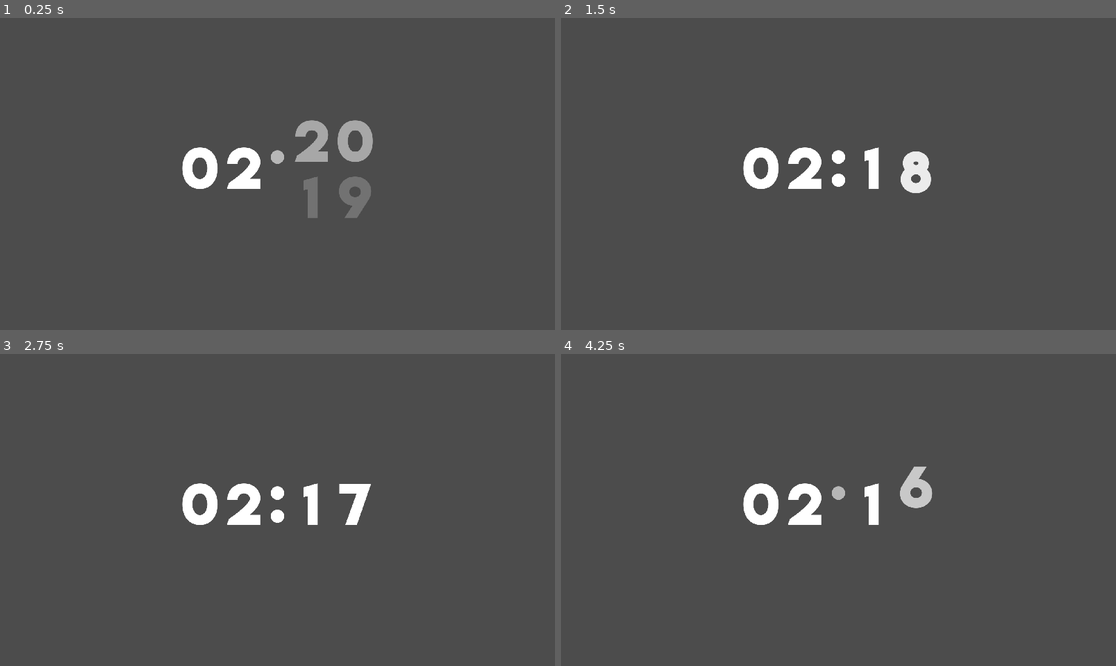
Above: before the commit, frames 1-4 (two rows, left to right).
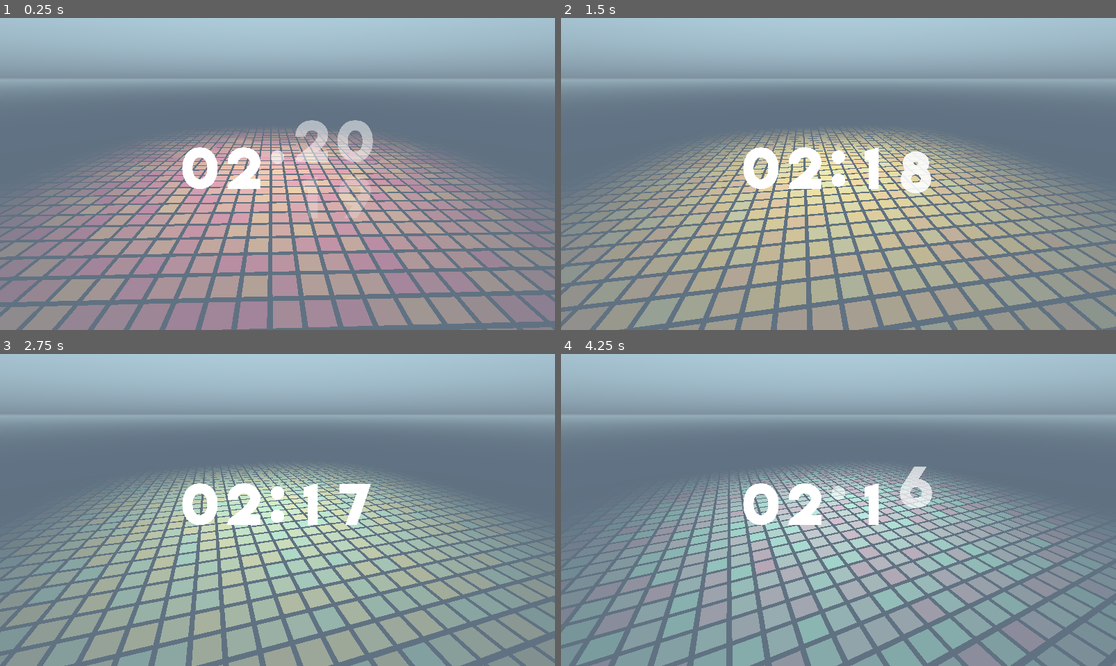
Above: after the commit, the same moments.

Repository: Tralexium/FA2021Countdown
Game: Godot game, scene res://Scenes/Main.tscn
Two runs of this game, one before a commit and one after it. Both use one fixed random seed, a clock stepped at 60 frames per second and the inputs below.
Inputs:
- Up to frame 1 (0.25 s): no input
- Up to frame 2 (1.5 s): no input
- Up to frame 3 (2.75 s): no input
- Up to frame 4 (4.25 s): no input

The runs differ from the first frame. In frame 1, 99% of the frame differs, in the area x 0-100%, y 0-100%; in frame 2, 98%; in frame 3, 98%; in frame 4, 99%.

Commit message:
Initial verion of the Main scene.

Diff:
--- a/Resources/DiscoTileMaterial.tres
+++ b/Resources/DiscoTileMaterial.tres
@@ -29,6 +29,6 @@
 
 [resource]
 shader = SubResource( 3 )
-shader_param/max_jump_dist = 20.0
-shader_param/jump_color_intensity = 9.0
+shader_param/max_jump_dist = 30.0
+shader_param/jump_color_intensity = 15.0
 shader_param/noise_map = ExtResource( 1 )
--- a/Scenes/3D/DiscoFloor.gd
+++ b/Scenes/3D/DiscoFloor.gd
@@ -1,20 +1,17 @@
 extends MultiMeshInstance
 
 export(int) var disco_floor_size = 40
+export(float, 0, 1) var intensity = 0
 export(float) var tile_margin = 6.0
 # From DiscoTile Scene
 export(Gradient) var color_gradient = preload("res://Resources/disco_tiles_default_gradient.tres")
-export(float) var cycle_duration = 3.0
-export(float) var max_cycle_offset = 0.5
-export(float) var jump_dist = 2.0
-export(float) var jump_dur = 2.0
+export(float) var max_cycle_offset = 0.2
 
-onready var nCycleDuration : Timer = $CycleDuration
 var tile_alphas : Array
+var timer : float
 
 
 func _ready() -> void:
-	nCycleDuration.start(cycle_duration)
 	multimesh.instance_count = disco_floor_size*disco_floor_size
 	var i := 0
 	for x in range(disco_floor_size/-2, disco_floor_size/2):
@@ -33,11 +30,11 @@
 func _process(delta: float) -> void:
 	for i in multimesh.instance_count:
 		seed(i)
-		var _intensity : float = nCycleDuration.time_left / nCycleDuration.wait_time
 		var _rand_cycle_offset : float = randf() * max_cycle_offset
 
-		var _offset : float = fmod((nCycleDuration.time_left + _rand_cycle_offset), cycle_duration) / cycle_duration
+		timer += delta*0.0001
+		var _offset : float = fmod((timer + _rand_cycle_offset), 1.0)
 		var _final_col : Color = color_gradient.interpolate(_offset)
 		_final_col.a = tile_alphas[i]
 		multimesh.set_instance_color(i, _final_col)
-		multimesh.set_instance_custom_data(i, Color(float(i % disco_floor_size), float(floor(i / disco_floor_size)), float(disco_floor_size), _intensity))  # pass the intensity
+		multimesh.set_instance_custom_data(i, Color(float(i % disco_floor_size), float(floor(i / disco_floor_size)), float(disco_floor_size), intensity))  # pass the intensity
--- a/Scenes/3D/DiscoFloor.tscn
+++ b/Scenes/3D/DiscoFloor.tscn
@@ -16,11 +16,3 @@
 [node name="DiscoFloor" type="MultiMeshInstance"]
 multimesh = SubResource( 2 )
 script = ExtResource( 1 )
-
-[node name="Camera" type="Camera" parent="."]
-transform = Transform( 1, 0, 0, 0, 0.146687, 0.989183, 0, -0.989183, 0.146687, 0, 128.438, 17.5249 )
-far = 310.0
-
-[node name="CycleDuration" type="Timer" parent="."]
-wait_time = 0.6
-autostart = true
--- /dev/null
+++ b/Scenes/Main.gd
@@ -0,0 +1,27 @@
+extends Node
+
+export(float) var min_db = 50.0
+export(float) var min_freq = 0.0
+export(float) var max_freq = 40.0
+export(float) var shrink_spd = 0.4
+
+onready var nDiscoFloor := $DiscoFloor
+var spectrum : AudioEffectInstance
+var energy : float
+var prev_energy : float
+
+
+func _ready() -> void:
+	spectrum = AudioServer.get_bus_effect_instance(0,0)
+	$Music.seek(30)
+
+
+func _process(delta: float) -> void:
+	var magnitude : float = spectrum.get_magnitude_for_frequency_range(min_freq, max_freq).length()
+	energy = clamp((min_db + linear2db(magnitude)) / min_db, 0, 1)
+	if energy < prev_energy:
+		energy = prev_energy - (shrink_spd*delta)
+	prev_energy = energy
+
+	nDiscoFloor.intensity = energy
+	nDiscoFloor.rotate_y(0.1*delta)
--- a/Scenes/Main.tscn
+++ b/Scenes/Main.tscn
@@ -1,8 +1,14 @@
-[gd_scene load_steps=2 format=2]
+[gd_scene load_steps=5 format=2]
 
 [ext_resource path="res://Scenes/UI/Timer.tscn" type="PackedScene" id=1]
+[ext_resource path="res://Scenes/3D/DiscoFloor.tscn" type="PackedScene" id=2]
+[ext_resource path="res://Assets/Music/3__Scarlet_Rose_.mp3" type="AudioStream" id=3]
+[ext_resource path="res://Scenes/Main.gd" type="Script" id=4]
 
 [node name="Main" type="Node"]
+script = ExtResource( 4 )
+
+[node name="DiscoFloor" parent="." instance=ExtResource( 2 )]
 
 [node name="Timer" parent="." instance=ExtResource( 1 )]
 margin_left = 608.0
@@ -11,3 +17,12 @@
 margin_bottom = 648.0
 timer_minutes = 2
 timer_seconds = 20
+
+[node name="Music" type="AudioStreamPlayer" parent="."]
+stream = ExtResource( 3 )
+volume_db = -10.0
+autoplay = true
+
+[node name="Camera" type="Camera" parent="."]
+transform = Transform( 1, 0, 0, 0, 0.919568, 0.392932, 0, -0.392932, 0.919568, 0, 33.6156, 92.811 )
+far = 310.0
--- /dev/null
+++ b/default_bus_layout.tres
@@ -0,0 +1,8 @@
+[gd_resource type="AudioBusLayout" load_steps=2 format=2]
+
+[sub_resource type="AudioEffectSpectrumAnalyzer" id=1]
+resource_name = "SpectrumAnalyzer"
+
+[resource]
+bus/0/effect/0/effect = SubResource( 1 )
+bus/0/effect/0/enabled = true
